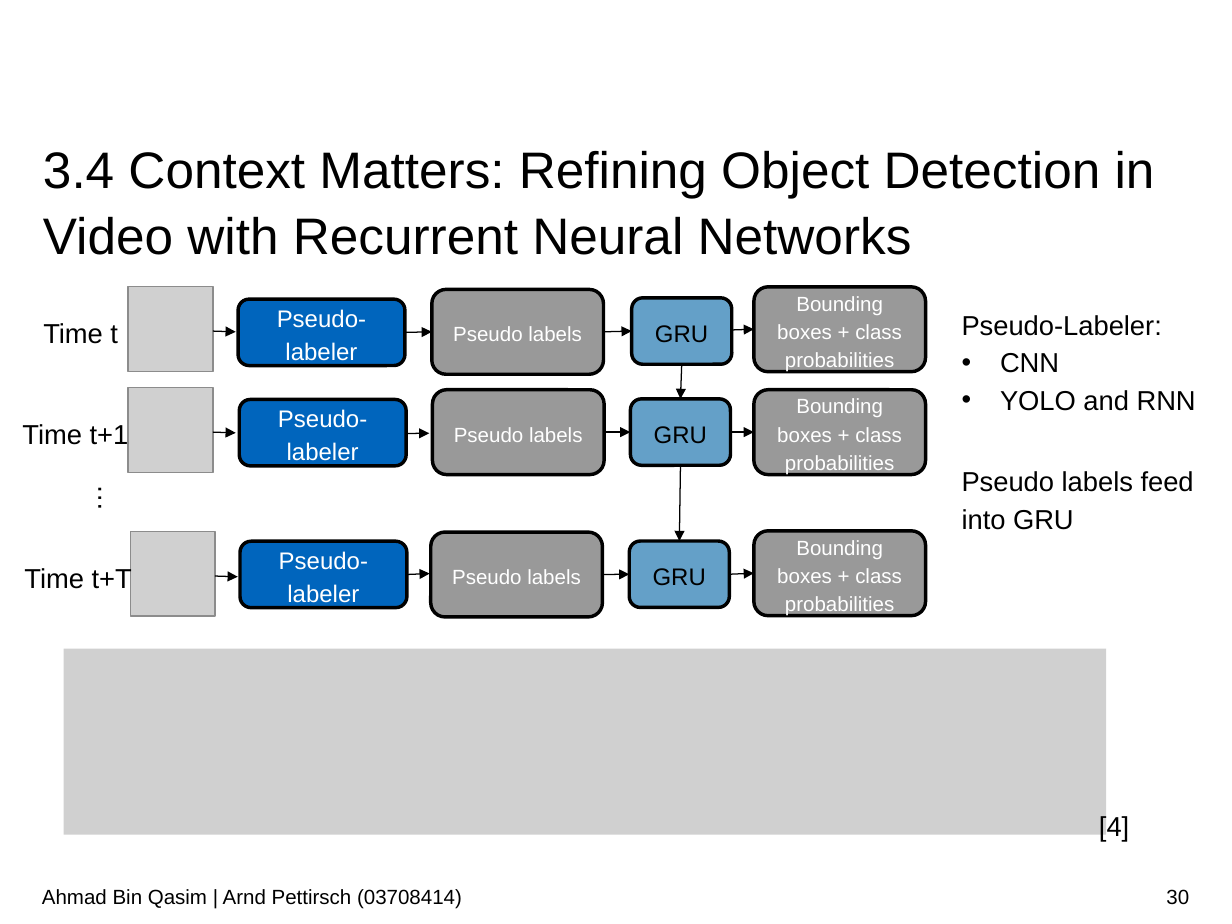
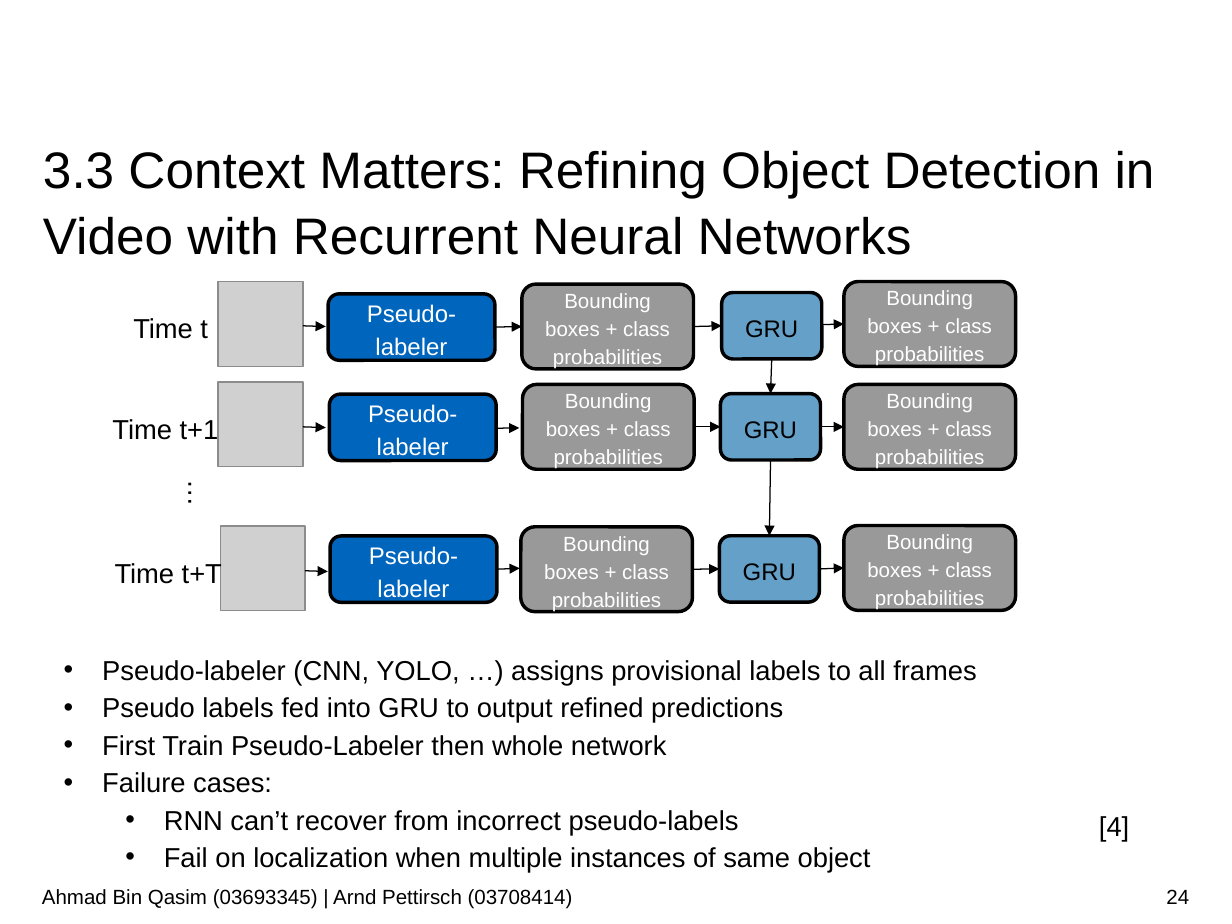
Before and after one commit to AhmadQasim/rnn-for-object-detection, a slide deck: slide 24 of Presentation/Recurrent_Neural_Networks_for_Object_Detection_Bin_Qasim_Pettirsch.pptx (slide 30 before the commit). Drawn at 1232x924 pixels with LibreOffice and Linux fonts; fonts in the diff are those of the drawing; grey boxes stand for pictures; background and template pictures are left out. Boxes give left, top, right and bottom in pixels: in the first picture for what was removed or moved away, otherwise in the second. Text is boxed around its words. In the diff, an @@ line names an element or a change of style, - is before the commit and + after.

Commit message:
Added latest version of presentation

```diff
--- a/Presentation/Recurrent_Neural_Networks_for_Object_Detection_Bin_Qasim_Pettirsch.pptx
+++ b/Presentation/Recurrent_Neural_Networks_for_Object_Detection_Bin_Qasim_Pettirsch.pptx
@@ title at [43, 150, 1155, 255]: text changed @@
-3.4 Context Matters: Refining Object Detection in Video with Recurrent Neural Networks
+3.3 Context Matters: Refining Object Detection in Video with Recurrent Neural Networks
@@ rounded rectangle removed at [432, 290, 604, 375] @@
-Pseudo labels
@@ rounded rectangle added at [522, 285, 694, 370], fill #999999, outline #000000 2 pt, 12 pt, text #FFFFFF @@
+Bounding boxes + class probabilities
@@ text in rounded rectangle at [367, 304, 456, 360]: spaces changed @@
-Pseudo- labeler
+Pseudo-labeler
@@ arrow moved from (732, 330) - (754, 329) to (694, 326) - (722, 325) @@
@@ arrow moved from (604, 331) - (632, 331) to (822, 325) - (844, 324) @@
@@ text removed at [962, 315, 1196, 411] @@
-Pseudo-Labeler:
-• CNN
-• YOLO and RNN
@@ rounded rectangle removed at [432, 389, 604, 474] @@
-Pseudo labels
@@ rounded rectangle added at [522, 384, 694, 469], fill #999999, outline #000000 2 pt, 12 pt, text #FFFFFF @@
+Bounding boxes + class probabilities
@@ text in rounded rectangle at [368, 404, 457, 461]: spaces changed @@
-Pseudo- labeler
+Pseudo-labeler
@@ 9 rounded rectangles, 8 arrows, 4 texts, 3 pictures: place and size @@
-9 rounded rectangles, 8 arrows, 4 texts, 3 pictures at [22, 287, 925, 616]
+9 rounded rectangles, 8 arrows, 4 texts, 3 pictures at [112, 282, 1015, 611]
@@ arrow moved from (731, 432) - (754, 432) to (694, 426) - (721, 426) @@
@@ arrow moved from (604, 432) - (631, 432) to (821, 426) - (844, 426) @@
@@ text removed at [962, 471, 1194, 530] @@
-Pseudo labels feed into GRU
@@ rounded rectangle removed at [431, 532, 602, 617] @@
-Pseudo labels
@@ rounded rectangle added at [521, 527, 692, 612], fill #999999, outline #000000 2 pt, 12 pt, text #FFFFFF @@
+Bounding boxes + class probabilities
@@ text in rounded rectangle at [369, 546, 458, 602]: spaces changed @@
-Pseudo- labeler
+Pseudo-labeler
@@ arrow moved from (729, 574) - (754, 573) to (692, 569) - (719, 569) @@
@@ arrow moved from (602, 574) - (630, 574) to (819, 569) - (844, 568) @@
@@ picture removed at [64, 648, 1106, 834] @@
@@ text added at [102, 660, 976, 873], 16 pt, text #000000 @@
+• Pseudo-labeler (CNN, YOLO, …) assigns provisional labels to all frames
+• Pseudo labels fed into GRU to output refined predictions
+• First Train Pseudo-Labeler then whole network
+• Failure cases:
+  • RNN can’t recover from incorrect pseudo-labels
+  • Fail on localization when multiple instances of same object
@@ text at [42, 889, 573, 909]: text changed @@
-Ahmad Bin Qasim | Arnd Pettirsch (03708414)
+Ahmad Bin Qasim (03693345) | Arnd Pettirsch (03708414)
@@ page number at [1166, 889, 1189, 904]: text changed @@
-30
+24
```
Also in this commit, not shown: 52 other slides changed, 2 slides added, 1 other file.
